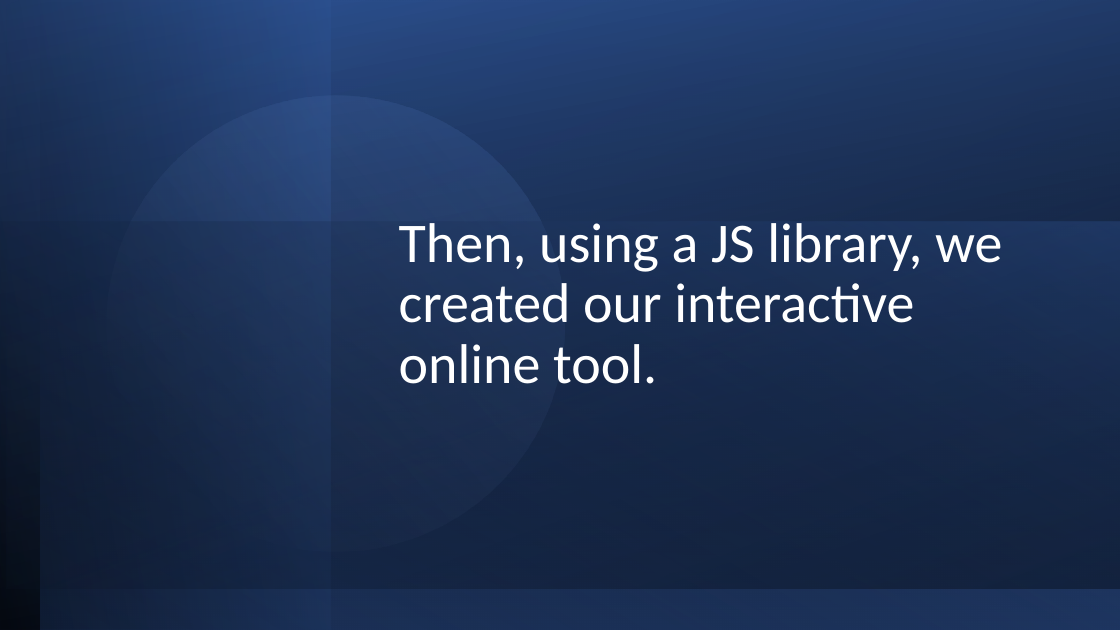
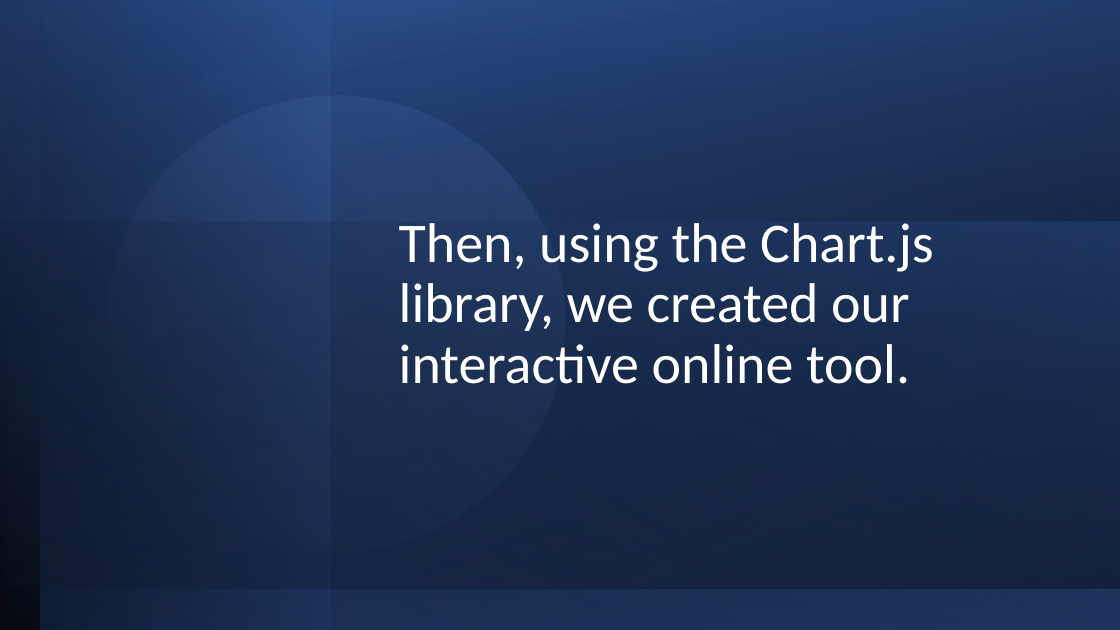
Before and after one commit to ArielleEagan/Project-2, a slide deck: slide 25 of Project 2_PowerPoint_11.1.2021.pptx. Drawn at 1120x630 pixels with LibreOffice and Linux fonts; fonts in the diff are those of the drawing. Boxes give left, top, right and bottom in pixels: in the first picture for what was removed or moved away, otherwise in the second. Text is boxed around its words. In the diff, an @@ line names an element or a change of style, - is before the commit and + after.

```diff
--- a/Project 2_PowerPoint_11.1.2021.pptx
+++ b/Project 2_PowerPoint_11.1.2021.pptx
@@ title at [399,223,934,384]: text changed @@
-Then, using a JS library, we created our interactive online tool.
+Then, using the Chart.js library, we created our interactive online tool.
```
Also in this commit, not shown: 1 other slide changed, 3 other files.
